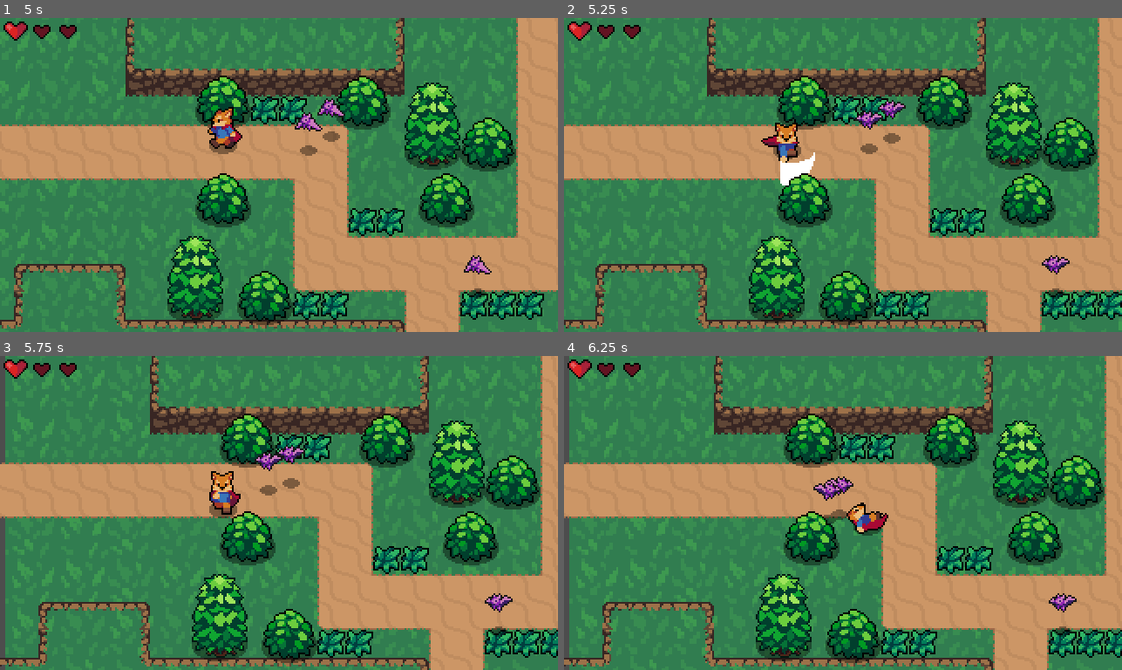
Above: before the commit, frames 1-4 (two rows, left to right).
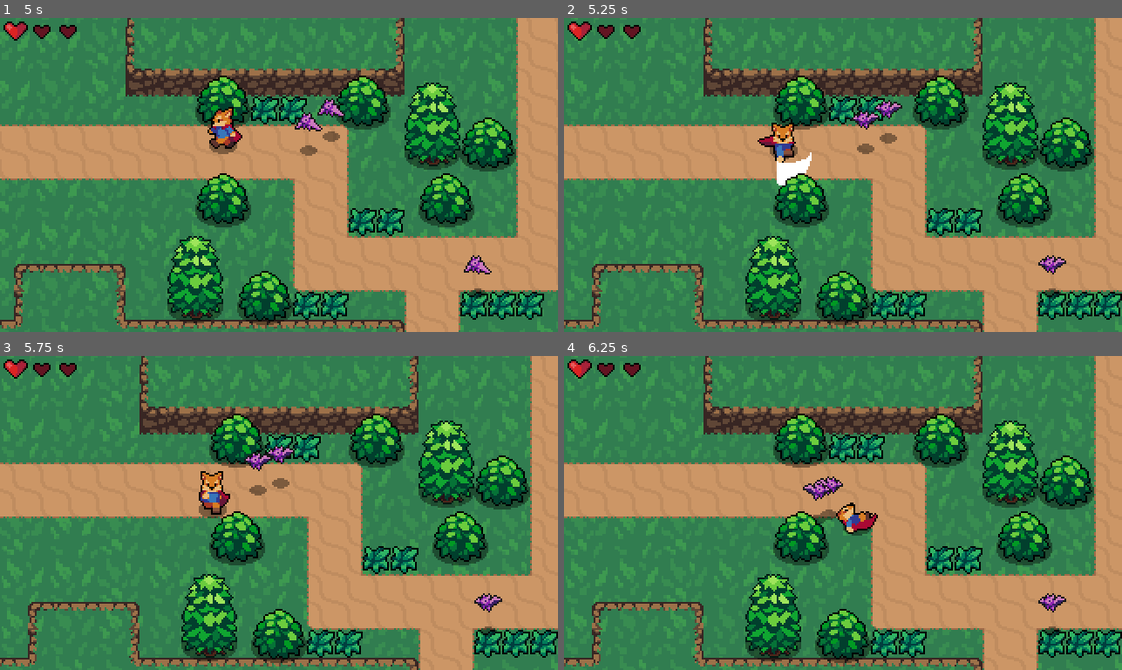
Above: after the commit, the same moments.

Repository: XiaRongGames/arpg_demo
Game: Godot game, scene res://world.tscn
Two runs of this game, one before a commit and one after it. Both use one fixed random seed, a clock stepped at 60 frames per second and the inputs below.
Inputs:
- Up to frame 1 (5 s): hold Right (ui_right) 0.53-1.28 s; tap J (attack) at 0.6, 2.1, 3.6 s; hold Down (ui_down) 1.28-2.03 s; tap Space (roll) at 1.35, 2.85, 4.35 s; hold Right (ui_right) 2.03-2.78 s; hold Up (ui_up) 2.78-3.53 s; hold Left (ui_left) from 3.53 s (still down)
- Up to frame 2 (5.25 s): release Left (ui_left) at 5.03 s; hold Down (ui_down) from 5.03 s (still down); tap J (attack) at 5.1 s
- Up to frame 3 (5.75 s): keep holding Down (ui_down)
- Up to frame 4 (6.25 s): release Down (ui_down) at 5.78 s; hold Right (ui_right) from 5.78 s (still down); tap Space (roll) at 5.85 s

Frame 1 is identical in both runs. In frame 2, 22% of the frame differs, in the area x 0-100%, y 0-100%; in frame 3, 33%; in frame 4, 33%.

Commit message:
camera limits

Diff:
--- /dev/null
+++ b/camera_2d.gd
@@ -0,0 +1,10 @@
+extends Camera2D
+
+@onready var topLeft = $Limits/TopLeft
+@onready var bottomRight = $Limits/BottomRight
+
+func _ready() -> void:
+	limit_top = topLeft.position.y
+	limit_left = topLeft.position.x
+	limit_bottom = bottomRight.position.y
+	limit_right = bottomRight.position.x
--- /dev/null
+++ b/camera_2d.tscn
@@ -0,0 +1,17 @@
+[gd_scene load_steps=2 format=3 uid="uid://bxiydt243gv8t"]
+
+[ext_resource type="Script" uid="uid://bdkr3q2fwy1le" path="res://camera_2d.gd" id="1_u0e42"]
+
+[node name="Camera2D" type="Camera2D"]
+process_callback = 0
+position_smoothing_speed = 10.0
+drag_horizontal_enabled = true
+drag_vertical_enabled = true
+script = ExtResource("1_u0e42")
+
+[node name="Limits" type="Node" parent="."]
+
+[node name="TopLeft" type="Marker2D" parent="Limits"]
+
+[node name="BottomRight" type="Marker2D" parent="Limits"]
+position = Vector2(320, 180)
--- a/world.tscn
+++ b/world.tscn
@@ -1,10 +1,11 @@
-[gd_scene load_steps=16 format=4 uid="uid://doc25o3q6q3ie"]
+[gd_scene load_steps=17 format=4 uid="uid://doc25o3q6q3ie"]
 
 [ext_resource type="Texture2D" uid="uid://bjacougnp663y" path="res://World/GrassBackground.png" id="1_tlwt5"]
 [ext_resource type="Texture2D" uid="uid://cof7c304vlsdg" path="res://World/DirtTileset.png" id="2_aqk2v"]
 [ext_resource type="PackedScene" uid="uid://cb7b7n65gkkj3" path="res://Player/player.tscn" id="2_fj7yv"]
 [ext_resource type="PackedScene" uid="uid://co02knftjd2xb" path="res://World/bush.tscn" id="2_tlwt5"]
 [ext_resource type="Texture2D" uid="uid://b0n71lbsat0sw" path="res://World/CliffTileset.png" id="3_036b0"]
+[ext_resource type="PackedScene" uid="uid://bxiydt243gv8t" path="res://camera_2d.tscn" id="4_ic0uy"]
 [ext_resource type="PackedScene" uid="uid://22gklf6bmn2p" path="res://World/grass.tscn" id="6_dwbse"]
 [ext_resource type="PackedScene" uid="uid://dtjlaqqgv0xh2" path="res://World/tree.tscn" id="7_ioo17"]
 [ext_resource type="PackedScene" uid="uid://brtgmn44ruomc" path="res://Enemies/bat.tscn" id="7_pkg7o"]
@@ -795,12 +796,14 @@
 tile_map_data = PackedByteArray("AAD//wAAAAAAAAIAAAAAAAAAAAABAAIAAAABAAAAAAABAAIAAAACAAAAAAABAAIAAAADAAAAAAACAAIAAAADAP …(592 unchanged characters)…
 tile_set = SubResource("TileSet_pkg7o")
 
-[node name="Camera2D" type="Camera2D" parent="."]
+[node name="Camera2D" parent="." instance=ExtResource("4_ic0uy")]
 position = Vector2(64, 59)
-process_callback = 0
-position_smoothing_speed = 10.0
-drag_horizontal_enabled = true
-drag_vertical_enabled = true
+
+[node name="TopLeft" parent="Camera2D/Limits" index="0"]
+position = Vector2(-112, -64)
+
+[node name="BottomRight" parent="Camera2D/Limits" index="1"]
+position = Vector2(448, 248)
 
 [node name="Player" parent="." instance=ExtResource("2_fj7yv")]
 position = Vector2(64, 59)
@@ -944,3 +947,5 @@
 stream = ExtResource("10_wse8f")
 autoplay = true
 parameters/looping = true
+
+[editable path="Camera2D"]
Not shown, added: camera_2d.gd.uid
